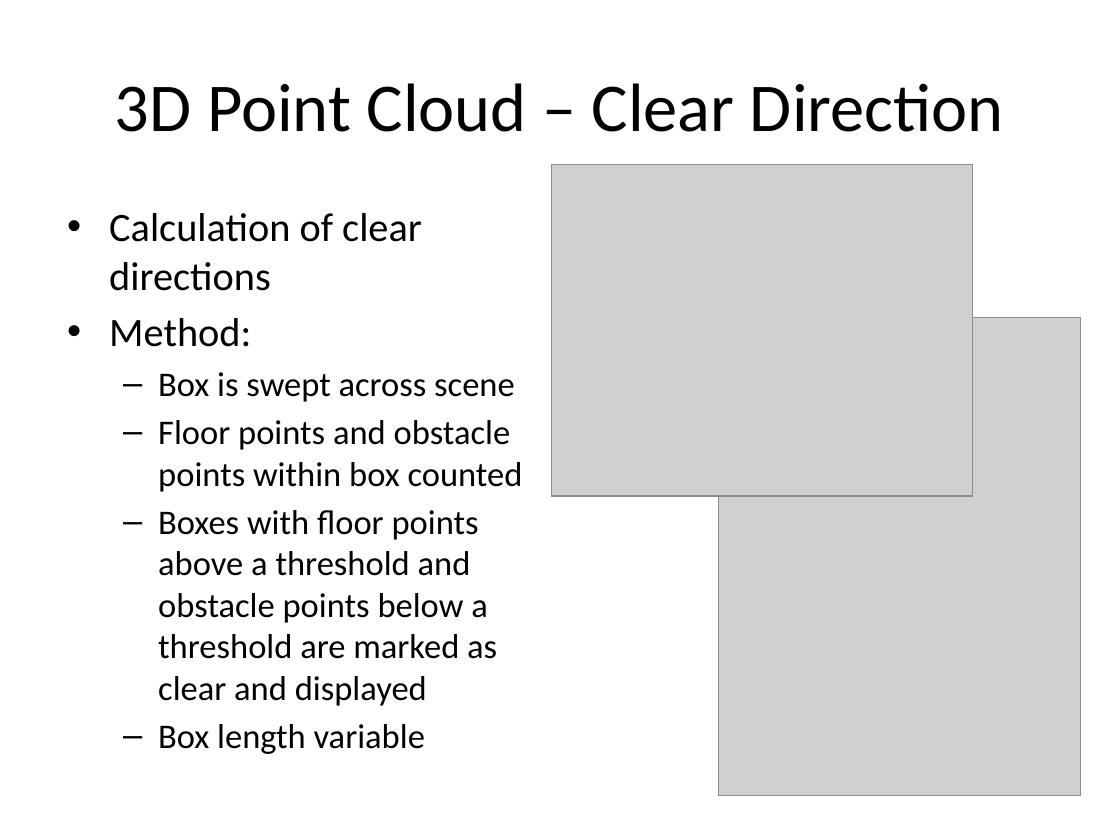
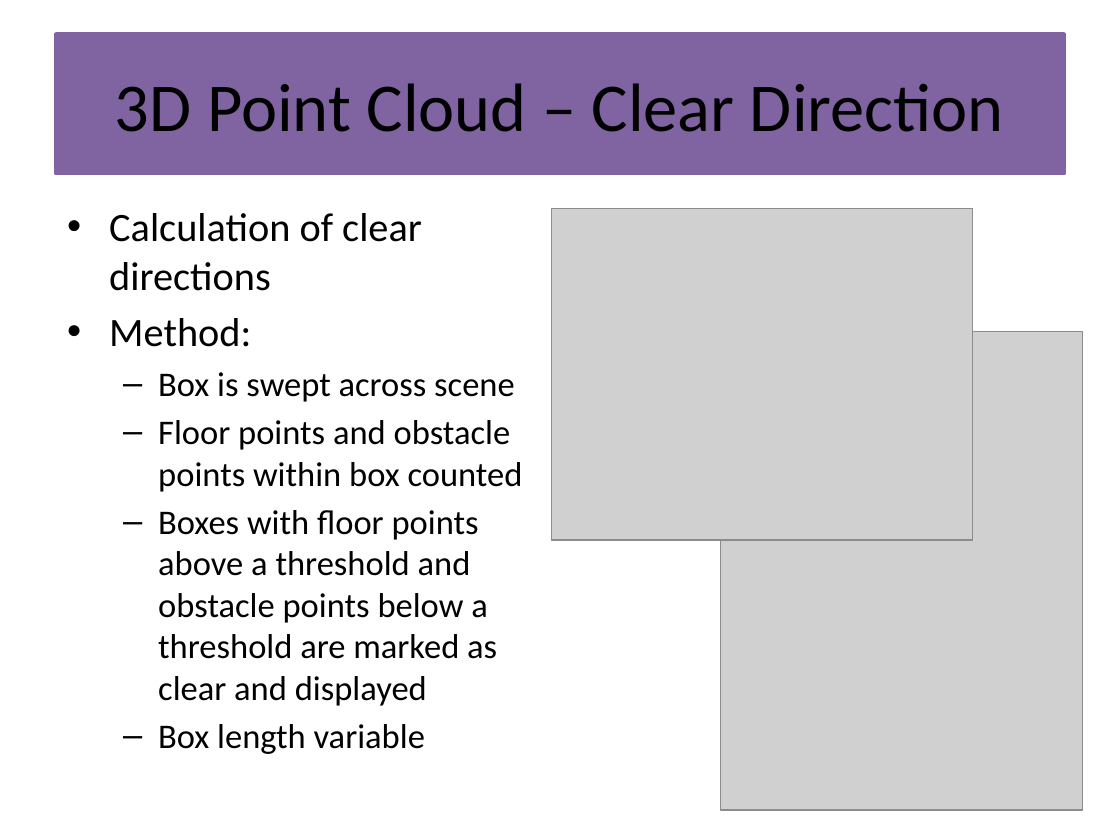
Before and after one commit to michaelwh/kinect-wheelchair, a slide deck: slide 15 of Autonomous Wheelchair using Structured Light.pptx (slide 11 before the commit). Drawn at 1120x840 pixels with LibreOffice and Linux fonts; fonts in the diff are those of the drawing; grey boxes stand for pictures. Boxes give left, top, right and bottom in pixels: in the first picture for what was removed or moved away, otherwise in the second. Text is boxed around its words. In the diff, an @@ line names an element or a change of style, - is before the commit and + after.

```diff
--- a/Autonomous Wheelchair using Structured Light.pptx
+++ b/Autonomous Wheelchair using Structured Light.pptx
@@ title "3D Point Cloud – Clear ...": place and size @@
-title "3D Point Cloud – Clear ..." at box(115, 83, 1004, 132)
+title "3D Point Cloud – Clear ..." at box(56, 34, 1064, 174)
@@ title "3D Point Cloud – Clear ..." at box(56, 34, 1064, 174): fill none to #8064A2; outline none to #8064A2 2 pt @@
@@ picture: place and size @@
-picture at box(551, 165, 973, 496)
+picture at box(551, 208, 973, 540)
@@ picture: place and size @@
-picture at box(719, 318, 1081, 796)
+picture at box(721, 332, 1083, 810)
```
Also in this commit, not shown: 7 other slides changed, 9 slides added, 2 slides removed.
